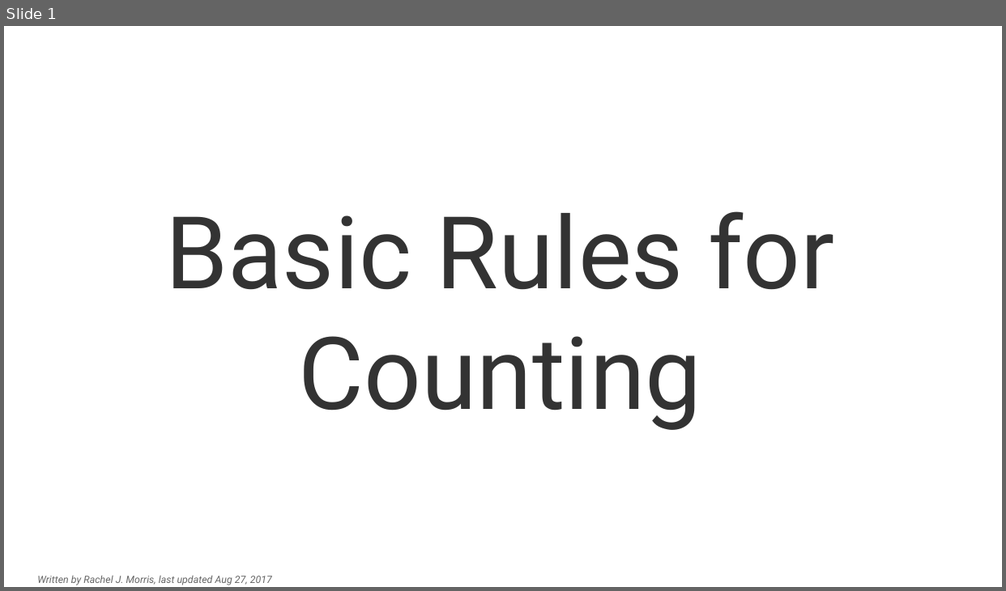
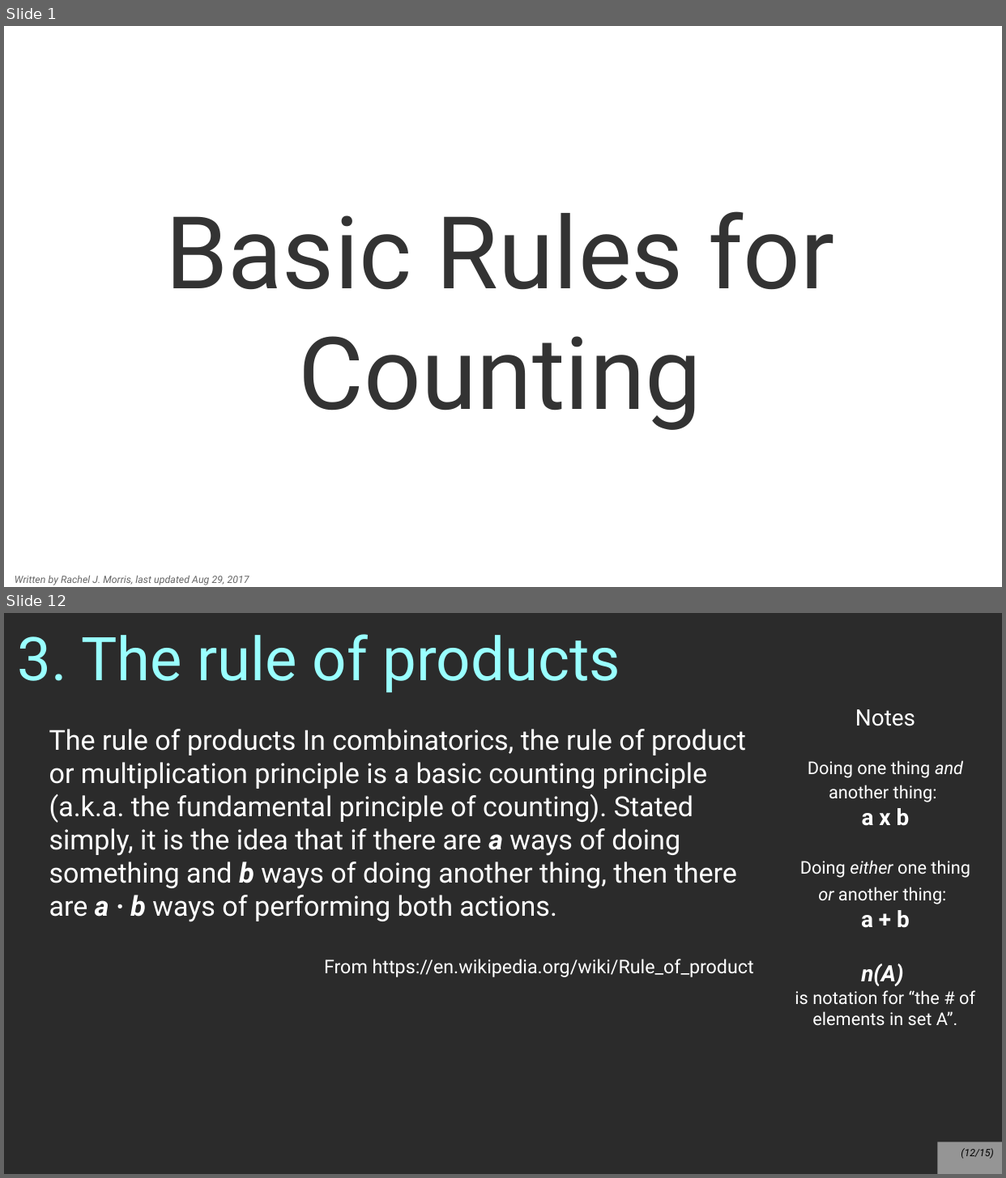
Before and after one commit to nguyenchithien/CS211-Discrete-Structures-II, a slide deck: Lectures/Lecture 5.2.odp. Shown one above the other, each under a label of ours: slide 1 before the commit, slides 1 and 12 after it; the slides between them are not shown. The pictures are 1006x591 and 1006x1178 pixels, drawn with LibreOffice and Linux fonts; fonts in the diff are those of the drawing; background and template pictures are left out; a plain dark background stands for a picture behind light text. Boxes give left, top, right and bottom in pixels: in the first picture for what was removed or moved away, otherwise in the second. Text is boxed around its words. In the diff, an @@ line names an element or a change of style, - is before the commit and + after.

```diff
--- a/Lectures/Lecture 5.2.odp
+++ b/Lectures/Lecture 5.2.odp
@@ slide 12 added at (4,613,1002,1174), background picture (left out) @@
@@ title added at (18,634,620,692), 48 pt, text #99FFFF @@
+3. The rule of products
@@ text added at (795,709,975,1026), 14 pt, text #FFFFFF @@
+Notes
+Doing one thing and another thing:
+a x b
+Doing either one thing or another thing:
+a + b
+n(A)
+is notation for “the # of elements in set A”.
@@ text added at (49,729,754,977), 22 pt, text #FFFFFF @@
+The rule of products In combinatorics, the rule of product or multiplication principle is a basic counting principle (a.k.a. the fundamental principle of counting). Stated simply, it is the idea that if there are a ways of doing something and b ways of doing another thing, then there are a · b ways of performing both actions.
+From https://en.wikipedia.org/wiki/Rule_of_product
@@ page number added at (938,1143,1002,1174), fill #FFFFFF at 50% opacity, 8 pt, text #000000, italic @@
+(12/15)
@@ slide 1 changed as well @@
@@ text "Written by Rachel J. Morris, ..." at (15,575,249,586): vertical alignment middle to top @@
@@ text at (15,575,249,586): text changed @@
-Written by Rachel J. Morris, last updated Aug 27, 2017
+Written by Rachel J. Morris, last updated Aug 29, 2017
```
Also in this commit, not shown: 2 other slides changed, 13 other slides added, 2 slides removed, 1 other file.
